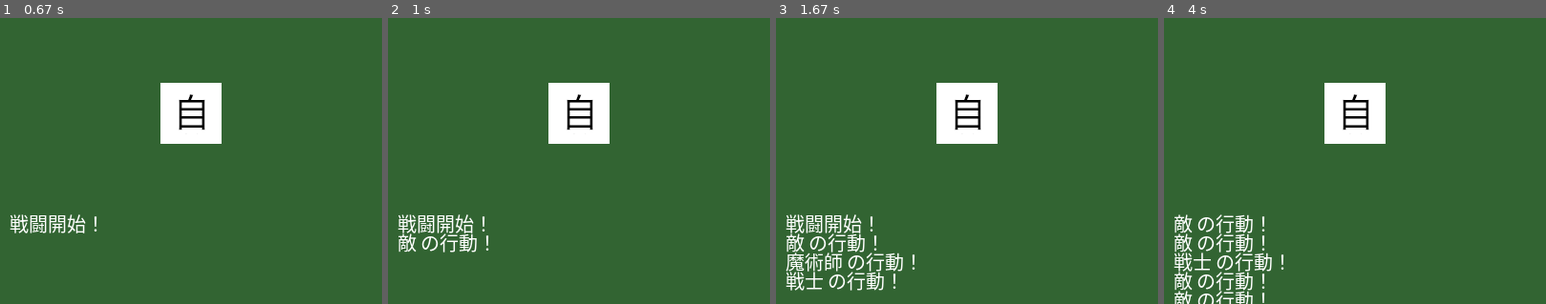
Above: before the commit, frames 1-4 (left to right).
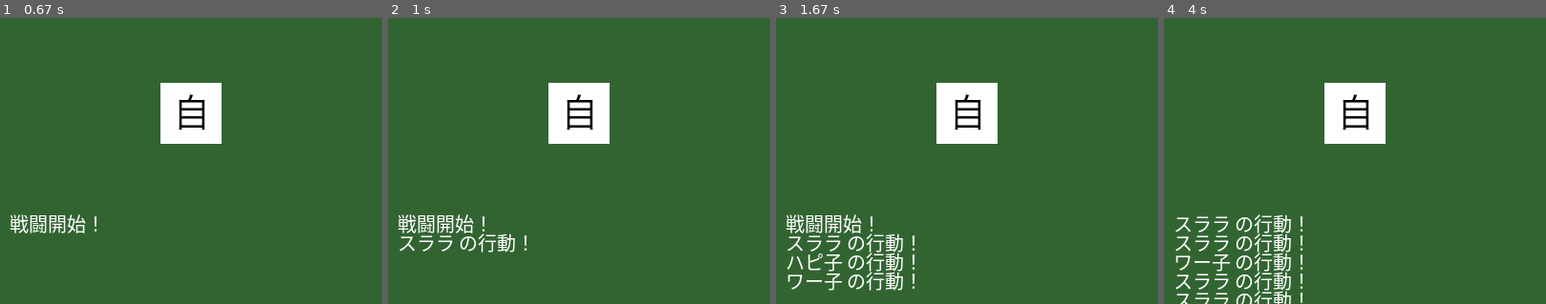
Above: after the commit, the same moments.

Repository: TakazumiHirano/pygame_fightermanaging
Game: pygame game, started from main.py
The game is run twice, just before and just after one commit, with the same random seed, the same clock (stepped at 60 frames per second) and the same inputs.
Inputs (mouse positions are % of the whole screen's width and height, from its top left):
- Up to frame 1 (0.67 s): click (82, 47) at 0.38 s
- Up to frame 2 (1 s): press the mouse at (25, 33) at 0.7 s; move the mouse to (21, 24) at 0.8 s; release the mouse at (17, 15) at 0.93 s
- Up to frame 3 (1.67 s): press the mouse at (75, 33) at 1.03 s; move the mouse to (79, 26) at 1.13 s; release the mouse at (83, 18) at 1.27 s; press the mouse at (25, 33) at 1.37 s; move the mouse to (51, 23) at 1.47 s; release the mouse at (76, 12) at 1.6 s
- Up to frame 4 (4 s): press the mouse at (25, 33) at 1.7 s; move the mouse to (23, 32) at 1.8 s; release the mouse at (21, 31) at 1.93 s; press the mouse at (75, 33) at 2.03 s; move the mouse to (68, 27) at 2.13 s; release the mouse at (61, 21) at 2.27 s; press the mouse at (25, 67) at 2.37 s; move the mouse to (56, 47) at 2.47 s; release the mouse at (87, 28) at 2.6 s; press the mouse at (75, 33) at 2.7 s; move the mouse to (65, 56) at 2.8 s; release the mouse at (56, 78) at 2.93 s; press the mouse at (75, 67) at 3.03 s; move the mouse to (77, 62) at 3.13 s; release the mouse at (79, 58) at 3.27 s; press the mouse at (75, 33) at 3.37 s; move the mouse to (48, 41) at 3.47 s; release the mouse at (22, 48) at 3.6 s; click (18, 28) at 3.72 s
The pictures show only the part of the screen within x 0-50%, y 50-100%; the shares and areas given below are measured in that part.

Frame 1 is identical in both runs. In frame 2, 1.0% of the frame differs, in the area x 2-37%, y 75-82%; in frame 3, 2.7%; in frame 4, 5.0%, in the area x 2-37%, y 68-100%.

Commit message:
モン娘のパラメータ追加

Diff:
--- a/data/master_data/characters.json
+++ b/data/master_data/characters.json
@@ -1,20 +1,20 @@
 {
     "ch001": {
-        "name": "戦士",
+        "name": "ワー子",
         "monmusu_id": "werewolf",
         "job_id": "warrior",
         "trait_ids": ["battle_maniac"],
         "image_label": "ally.png"
     },
     "ch002": {
-        "name": "魔術師",
+        "name": "ハピ子",
         "monmusu_id": "harpy",
         "job_id": "mage",
         "trait_ids": ["coward"],
         "image_label": "ally.png"
     },
     "enemy001":{
-        "name": "敵",
+        "name": "スララ",
         "monmusu_id": "slime",
         "job_id": "thief",
         "trait_ids": ["enemy"],
--- a/data/master_data/monmusu.json
+++ b/data/master_data/monmusu.json
@@ -1,14 +1,26 @@
 {
     "human": {
-        "monmusu_name": "人間"
+        "monmusu_name": "人間",
+        "agi_mod":0.1,
+        "str_mod":0.1,
+        "vit_mod":0.1
     },
     "werewolf": {
-        "monmusu_name": "ワーウルフ"
+        "monmusu_name": "ワーウルフ",
+        "agi_mod":1,
+        "str_mod":1.4,
+        "vit_mod":1
     },
     "harpy": {
-        "monmusu_name": "ハーピー"
+        "monmusu_name": "ハーピー",
+        "agi_mod":1.2,
+        "str_mod":1,
+        "vit_mod":0.8
     },
     "slime": {
-        "monmusu_name": "スライム"
+        "monmusu_name": "スライム",
+        "agi_mod":0.6,
+        "str_mod":0.6,
+        "vit_mod":0.6
     }
 }
--- a/src/models/character.py
+++ b/src/models/character.py
@@ -9,6 +9,7 @@
         params = data_manager.get_final_stats(char_id)
 
         self.name = params["name"]
+        self.monmusu_name = params["monmusu_name"]
         self.agi = params["agi"]  # AGIベースの行動抽選
         self.str = params["str"]
         self.vit = params["vit"]
--- a/src/models/data_manager.py
+++ b/src/models/data_manager.py
@@ -17,7 +17,7 @@
     def load_all_data(self):
         """ 複数のJSONファイルを読み込む """
         # ルートディレクトリからの絶対パスを組み立てる
-        for data_name in ["characters", "jobs", "traits"]:
+        for data_name in ["characters", "monmusu", "jobs", "traits"]:
             path = os.path.join(self.base_dir, "data",
                                 "master_data", f"{data_name}.json")
             with open(path, "r", encoding="utf-8") as f:
@@ -27,11 +27,18 @@
         """個体、職業、性格を合算して最終パラメータを算出する"""
         char = self.master_data["characters"].get(char_id, {})
         job = self.master_data["jobs"].get(char.get("job_id"), {})
+        monmusu = self.master_data["monmusu"].get(char.get("monmusu_id"), {})
 
         # 基礎値のセット
         final_agi = job.get("base_agi", 10)
         final_str = job.get("base_str", 10)
         final_vit = job.get("base_vit", 10)
+
+        # 種族(モンスター娘)による補正
+        monmusu_name = monmusu.get("monmusu_name")
+        final_agi *= monmusu.get("agi_mod", 1.0)
+        final_str *= monmusu.get("str_mod", 1.0)
+        final_vit *= monmusu.get("vit_mod", 1.0)
 
         # 性格による補正（倍率をかける）
         for t_id in char.get("trait_ids", []):
@@ -42,6 +49,7 @@
 
         return {
             "name": char.get("name"),
+            "monmusu_name": monmusu.get("monmusu_name"),
             "agi": int(final_agi),
             "str": int(final_str),
             "vit": int(final_vit),
--- a/src/scenes/battle_scene.py
+++ b/src/scenes/battle_scene.py
@@ -79,7 +79,7 @@
         # 窓の設定
         padding = 10
         line_height = 25
-        width, height = 180, 130
+        width, height = 180, 155
 
         # 画面端で窓が切れないように表示位置を調整
         draw_x = pos[0] + 20
@@ -100,6 +100,7 @@
         font = self.controller.asset_manager.get_font(18)
         stats_text = [
             f"NAME: {char.name}",
+            f"MONMUSU: {char.monmusu_name}",
             f"AGI: {char.agi}",   # AGIベースの行動抽選
             f"STR: {char.str}",
             f"VIT: {char.vit}",   # 基礎能力値
